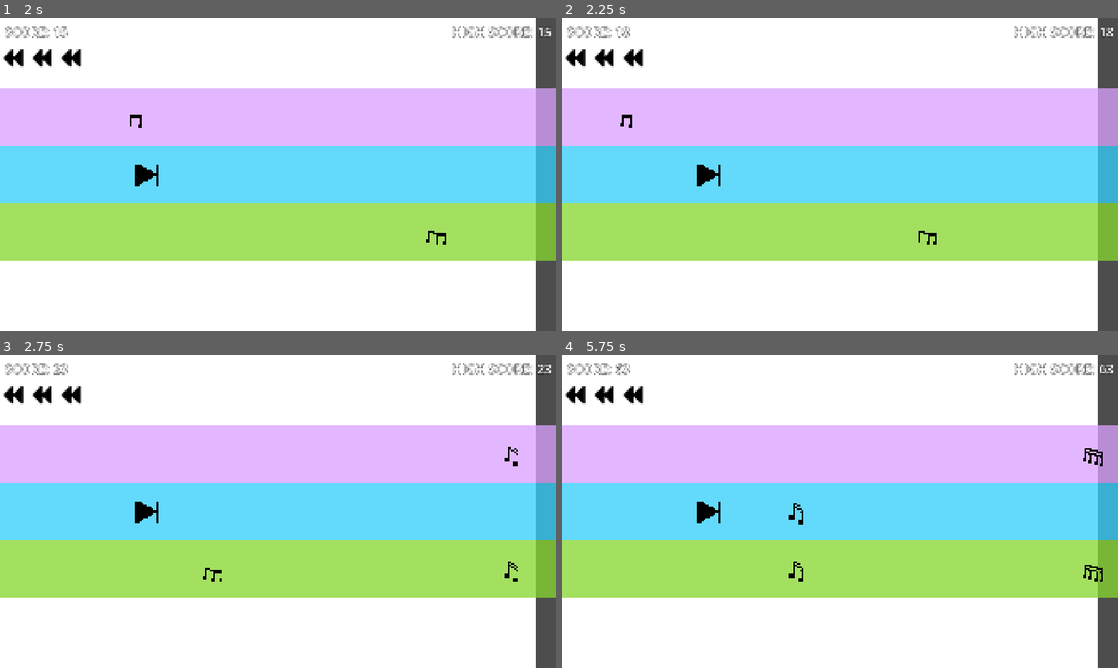
Above: before the commit, frames 1-4 (two rows, left to right).
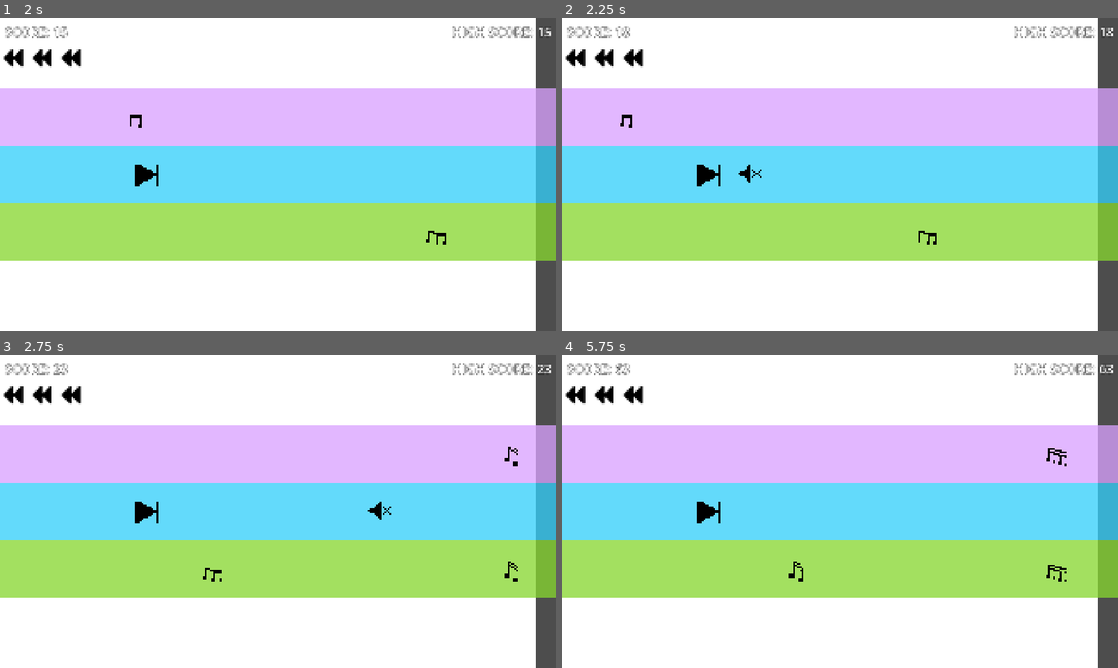
Above: after the commit, the same moments.

Repository: chorwat2137/haven-2026
Game: Godot game, scene res://scenes/main.tscn
Same seed, same stepped clock (60 frames per second), same inputs: the game is played once before the commit and once after it.
Inputs:
- Up to frame 1 (2 s): tap Enter (ui_accept) at 0.5, 0.77, 1.52 s; hold Right (ui_right) from 0.53 s (still down); tap Space (shoot) at 0.6, 1.35 s
- Up to frame 2 (2.25 s): release Right (ui_right) at 2.03 s; hold Left (ui_left) from 2.03 s (still down); tap Space (shoot) at 2.1 s
- Up to frame 3 (2.75 s): keep holding Left (ui_left)
- Up to frame 4 (5.75 s): release Left (ui_left) at 2.78 s; hold Right (ui_right) 2.78-4.28 s; tap Space (shoot) every 0.75 s from 2.85 to 5.1 s; tap Enter (ui_accept) at 3.02, 3.77, 4.52 s; hold Left (ui_left) 4.28-5.03 s; hold Right (ui_right) from 5.03 s (still down)

Frame 1 is identical in both runs. In frame 2, less than 0.1% of the frame differs, in the area x 31-36%, y 46-53%; in frame 3, less than 0.1%; in frame 4, 0.4%, in the area x 40-98%, y 29-73%.

Commit message:
Automatic sync

Diff:
--- a/scripts/player_control.gd
+++ b/scripts/player_control.gd
@@ -9,6 +9,7 @@
 var center_y: float
 var can_shoot: bool = true
 var shoot_timer = Timer.new()
+var shoot_delay: float = 1.0
 
 func shoot():
 	if can_shoot:
@@ -27,7 +28,7 @@
 func _ready() -> void:
 	# Get vertical center of the screen
 	center_y = get_viewport_rect().size.y / 2.0
-	shoot_timer.wait_time = 5.0
+	shoot_timer.wait_time = shoot_delay
 	shoot_timer.timeout.connect(reload)
 	# Define the three lanes
 	lane_positions = [
